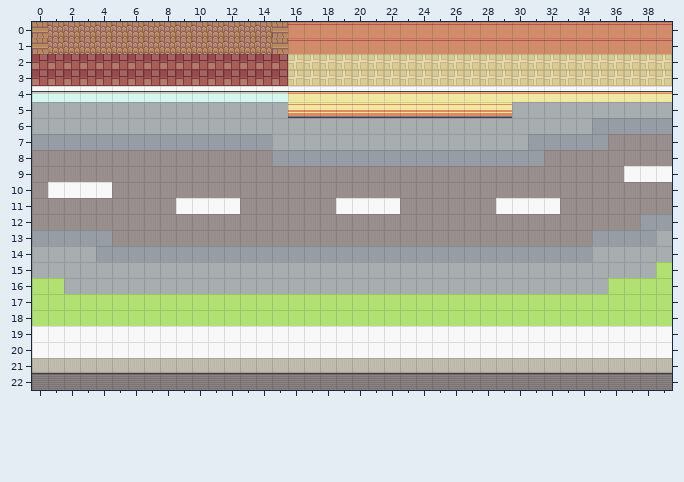
One commit to this Tiled map: assets/tiles/outside_school.tmx. The picture above is the old version.
Cells are 16x16 px. Shown: x 0..39, y 0..22.
New version:
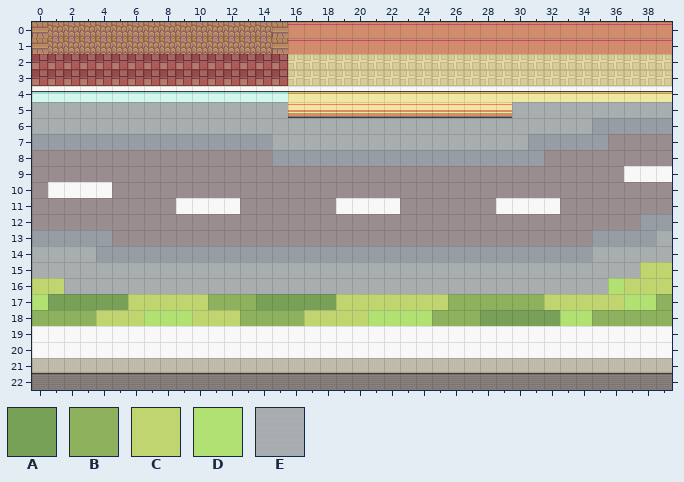
Key: from "Colours": A 88, B 90, C 93; from "Fields": D 28; from "indoors_floor1": E 216.
_ is an empty cell, . an unchanged one.
Difference:
--- layer "Tile Layer 1"
@@ x 38..38 @@
-15 E
+15 C
@@ x 0..39 @@
-17 .DDDDD.....DDDDDDDD.......DDDDDD.......D
-18 DDDD.........DDDD........DDDDDDDD..DDDDD
+17 .AAAAA.....BBBAAAAA.......BBBBBB.......B
+18 BBBB.........BBBB........BBBAAAAA..BBBBB
